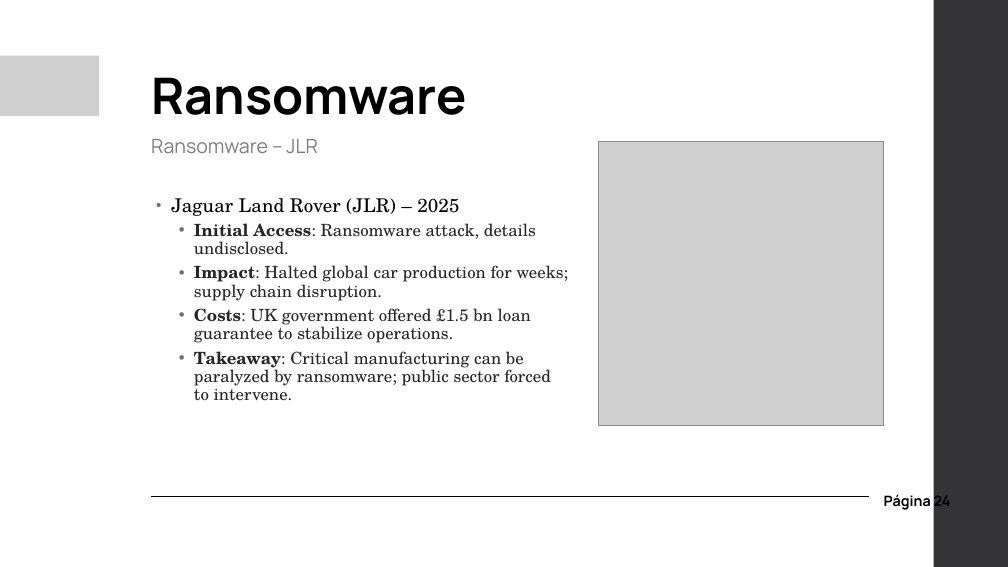
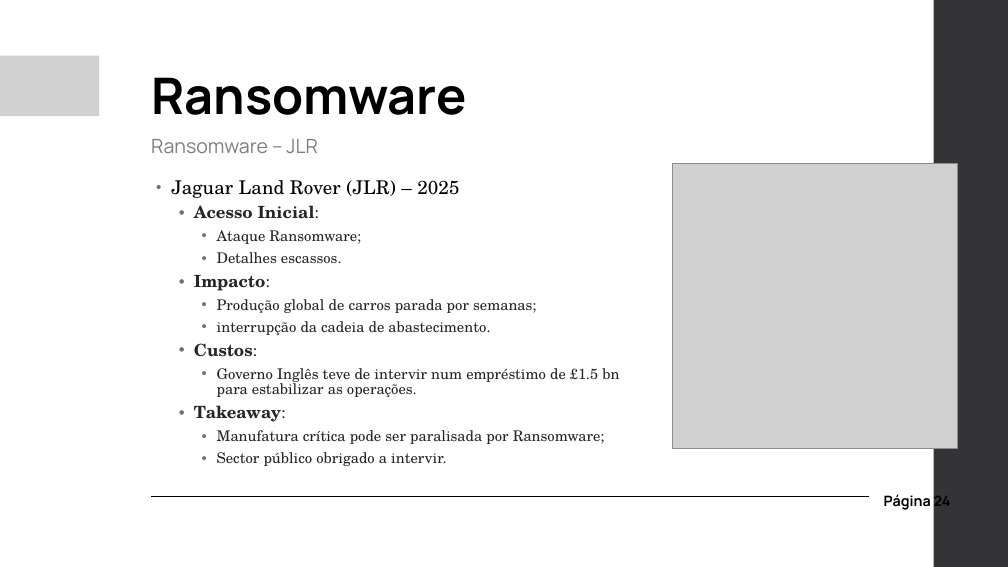
Before and after one commit to pedroaovieira/osint, a slide deck: slide 24 of presentation/ffonseca/2025_10_23_FFonseca_Cybersecurity_OT.pptx. Drawn at 1008x567 pixels with LibreOffice and Linux fonts; fonts in the diff are those of the drawing; grey boxes stand for pictures; background and template pictures are left out. Boxes give left, top, right and bottom in pixels: in the first picture for what was removed or moved away, otherwise in the second. Text is boxed around its words. In the diff, an @@ line names an element or a change of style, - is before the commit and + after.

```diff
--- a/presentation/ffonseca/2025_10_23_FFonseca_Cybersecurity_OT.pptx
+++ b/presentation/ffonseca/2025_10_23_FFonseca_Cybersecurity_OT.pptx
@@ picture: place and size @@
-picture at (598,141,883,426)
+picture at (672,163,957,448)
@@ text removed at (171,198,568,401) @@
-• Jaguar Land Rover (JLR) – 2025
-  • Initial Access: Ransomware attack, details undisclosed.
-  • Impact: Halted global car production for weeks; supply chain disruption.
-  • Costs: UK government offered £1.5 bn loan guarantee to stabilize operations.
-  • Takeaway: Critical manufacturing can be paralyzed by ransomware; public sector forced to intervene.
@@ text added at (171,180,619,466), 21 pt, text #262626 @@
+• Jaguar Land Rover (JLR) – 2025
+  • Acesso Inicial:
+    • Ataque Ransomware;
+    • Detalhes escassos.
+  • Impacto:
+    • Produção global de carros parada por semanas;
+    • interrupção da cadeia de abastecimento.
+  • Custos:
+    • Governo Inglês teve de intervir num empréstimo de £1.5 bn para estabilizar as operações.
+  • Takeaway:
+    • Manufatura crítica pode ser paralisada por Ransomware;
+    • Sector público obrigado a intervir.
```
Also in this commit, not shown: 3 other slides changed, 1 slide added, 1 other file.
